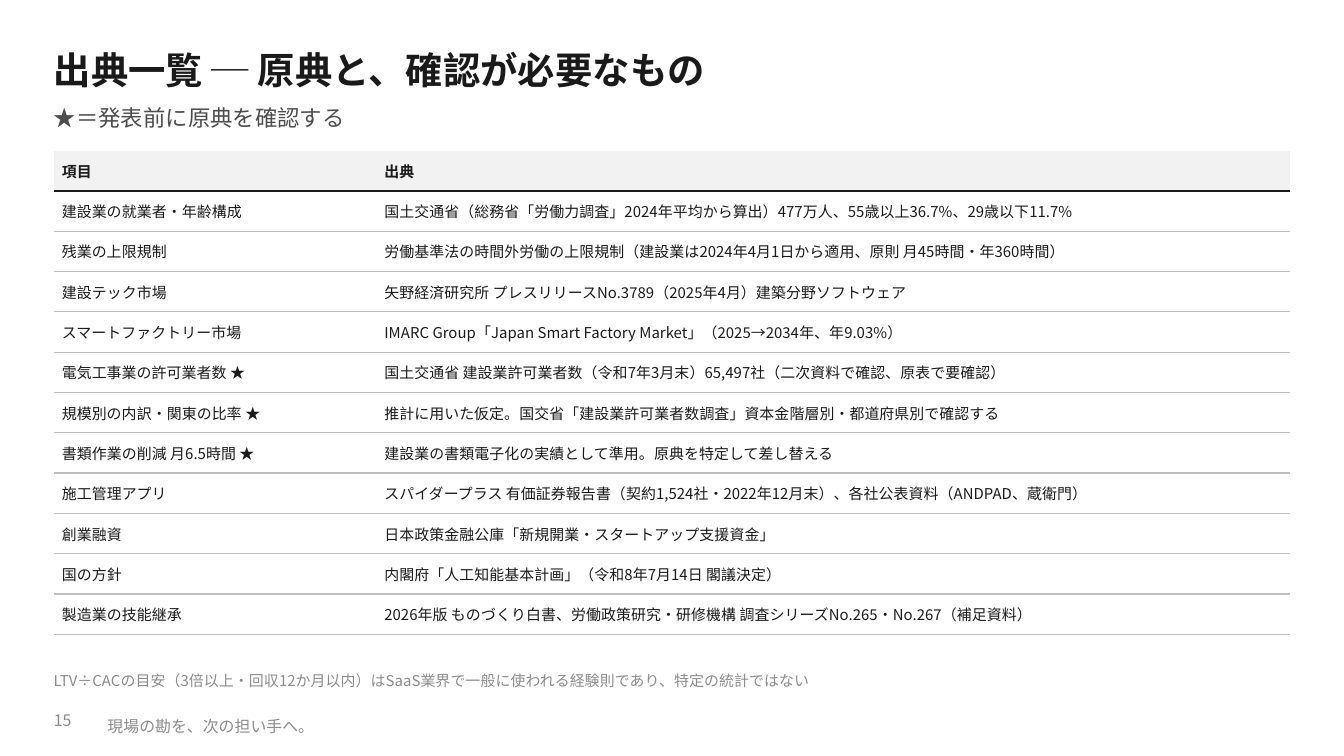
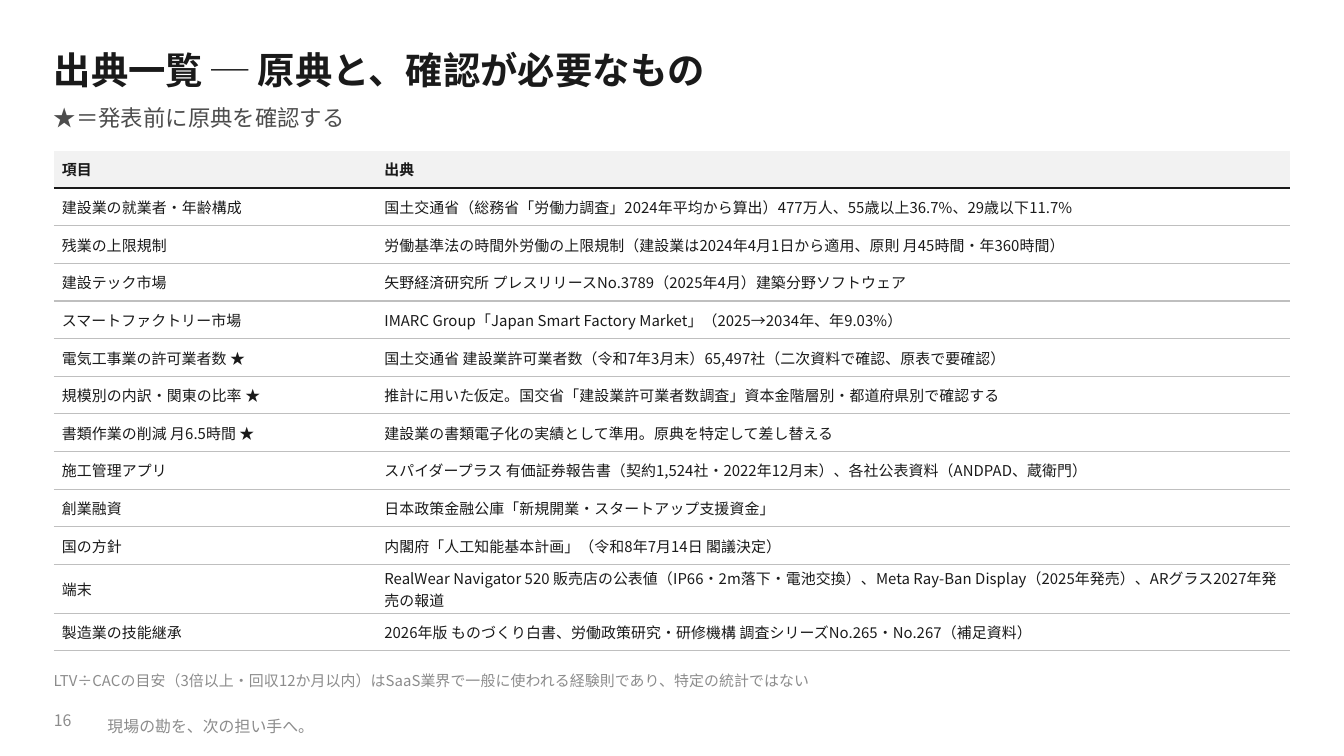
Before and after one commit to SEITOSHIKI/-ai-commute-audio-, a slide deck: slide 16 of deck/令和の虎_理論武装版_数字の根拠.pptx (slide 15 before the commit). Drawn at 1344x756 pixels with LibreOffice and Linux fonts; fonts in the diff are those of the drawing; background and template pictures are left out. Boxes give left, top, right and bottom in pixels: in the first picture for what was removed or moved away, otherwise in the second. Text is boxed around its words. In the diff, an @@ line names an element or a change of style, - is before the commit and + after.

```diff
--- a/deck/令和の虎_理論武装版_数字の根拠.pptx
+++ b/deck/令和の虎_理論武装版_数字の根拠.pptx
@@ table at (x1=54, y1=151, x2=1290, y2=644) @@
+row 12: 端末 | RealWear Navigator 520 販売店の公表値（IP66・2m落下・電池交換）、Meta Ray-Ban Display（2025年発売）、ARグラス2027年発売の報道
@@ page number at (x1=54, y1=714, x2=72, y2=726): text changed @@
-15
+16
```
Also in this commit, not shown: 2 other slides changed, 1 slide added, 13 other files.
